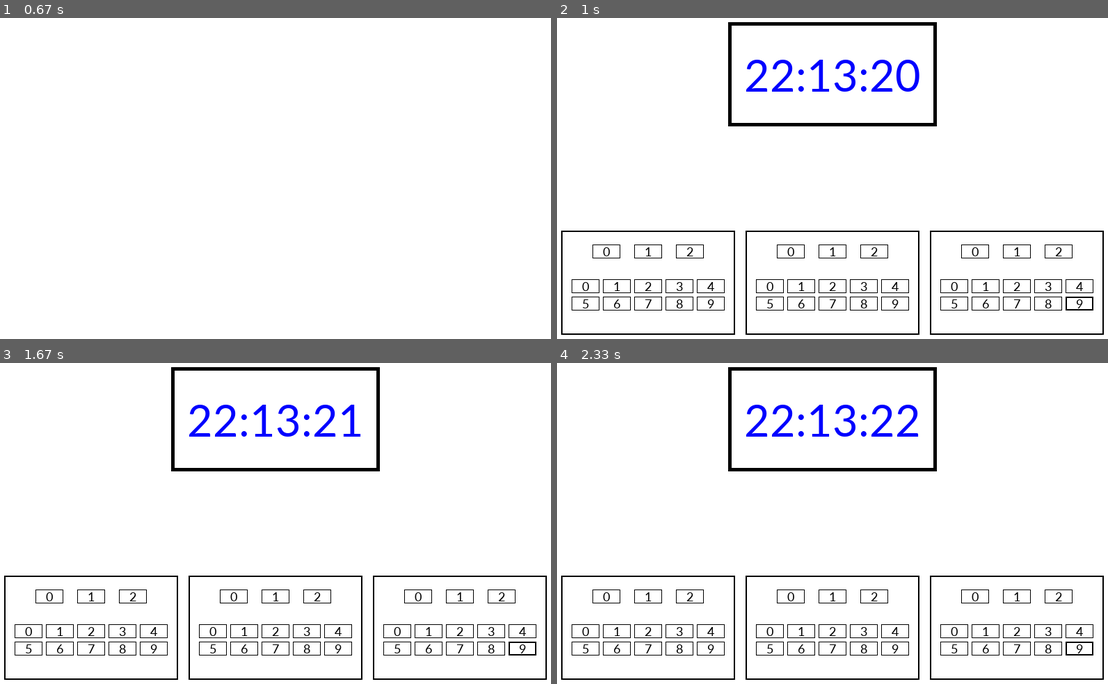
Above: before the commit, frames 1-4 (two rows, left to right).
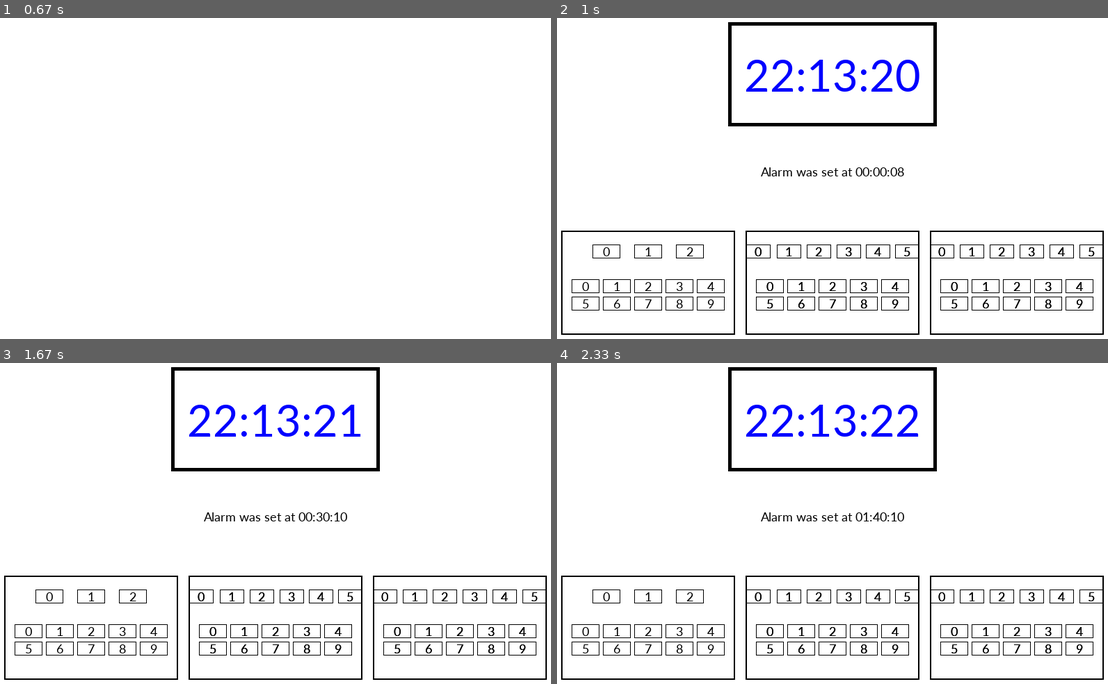
Above: after the commit, the same moments.

Repository: DDjog/NewTasks
Game: pygame game, started from pygameDigitalClock2.py
Two runs of this game, one before a commit and one after it. Both use one fixed random seed, a clock stepped at 60 frames per second and the inputs below.
Inputs (mouse positions are in pixels of both pictures, inside the frame that each line leads up to):
- Up to frame 1 (0.67 s): click "0" at 0.38 s
- Up to frame 2 (1 s): click (1036, 306) at 0.78 s
- Up to frame 3 (1.67 s): press the mouse at (292, 597) at 1.07 s; move the mouse to (236, 481) at 1.17 s; release the mouse at (187, 369) at 1.3 s; press the mouse at (413, 597) at 1.53 s; move the mouse to (325, 562) at 1.63 s
- Up to frame 4 (2.33 s): release the mouse at (799, 526) at 1.77 s; click "1" at 1.95 s; press the mouse at (876, 597) at 2.23 s

Frame 1 is identical in both runs. In frame 2, 1.0% of the frame differs, in the area x 34-99%, y 46-91%; in frame 3, 1.0%; in frame 4, 1.0%.

Commit message:
pygameDigitalClock2 modified

Diff:
--- a/pygameDigitalClock2.py
+++ b/pygameDigitalClock2.py
@@ -13,12 +13,89 @@
 
 blink = False
 alarm = False
+
 _alarm_hour = 0
-alarm_minute = 0
-alarm_second = 0
+_alarm_hour_first_digit = 0
+_alarm_hour_second_digit = 0
+
+_alarm_minute = 0
+_alarm_minute_first_digit = 0
+_alarm_minute_second_digit = 0
+
+
+_alarm_second = 0
+_alarm_second_first_digit = 0
+_alarm_second_second_digit = 0
 
 _mpos = pygame.mouse.get_pos()
 _button_pressed = pygame.mouse.get_pressed()
+
+hours_rect = pygame.Rect(10, HEIGHT - 200, 250, 150)
+
+hours_rects_1st_row = [
+        pygame.Rect(55, HEIGHT - 180, 40, 20),
+        pygame.Rect(115, HEIGHT - 180, 40, 20),
+        pygame.Rect(175, HEIGHT - 180, 40, 20)
+        ]
+
+hours_rects_2nd_row = [
+    pygame.Rect(25, HEIGHT - 130, 40, 20),
+    pygame.Rect(70, HEIGHT - 130, 40, 20),
+    pygame.Rect(115, HEIGHT - 130, 40, 20),
+    pygame.Rect(160, HEIGHT - 130, 40, 20),
+    pygame.Rect(205, HEIGHT - 130, 40, 20),
+    pygame.Rect(25, HEIGHT - 105, 40, 20),
+    pygame.Rect(70, HEIGHT - 105, 40, 20),
+    pygame.Rect(115, HEIGHT - 105, 40, 20),
+    pygame.Rect(160, HEIGHT - 105, 40, 20),
+    pygame.Rect(205, HEIGHT - 105, 40, 20)
+]
+
+minutes_rect = pygame.Rect(275, HEIGHT - 200, 250, 150)
+
+minutes_rects_1st_row = [
+        pygame.Rect(276, HEIGHT - 180, 35, 20),
+        pygame.Rect(320, HEIGHT - 180, 35, 20),
+        pygame.Rect(363, HEIGHT - 180, 35, 20),
+        pygame.Rect(406, HEIGHT - 180, 35, 20),
+        pygame.Rect(448, HEIGHT - 180, 35, 20),
+        pygame.Rect(490, HEIGHT - 180, 35, 20),
+        ]
+minutes_rects_2nd_row = [
+    pygame.Rect(290, HEIGHT - 130, 40, 20),
+    pygame.Rect(335, HEIGHT - 130, 40, 20),
+    pygame.Rect(380, HEIGHT - 130, 40, 20),
+    pygame.Rect(425, HEIGHT - 130, 40, 20),
+    pygame.Rect(470, HEIGHT - 130, 40, 20),
+    pygame.Rect(290, HEIGHT - 105, 40, 20),
+    pygame.Rect(335, HEIGHT - 105, 40, 20),
+    pygame.Rect(380, HEIGHT - 105, 40, 20),
+    pygame.Rect(425, HEIGHT - 105, 40, 20),
+    pygame.Rect(470, HEIGHT - 105, 40, 20)
+]
+
+seconds_rect = pygame.Rect(540, HEIGHT - 200, 250, 150)
+
+seconds_rects_1st_row = [
+        pygame.Rect(540, HEIGHT - 180, 35, 20),
+        pygame.Rect(583, HEIGHT - 180, 35, 20),
+        pygame.Rect(626, HEIGHT - 180, 35, 20),
+        pygame.Rect(669, HEIGHT - 180, 35, 20),
+        pygame.Rect(712, HEIGHT - 180, 35, 20),
+        pygame.Rect(755, HEIGHT - 180, 35, 20),
+        ]
+seconds_rects_2nd_row = [
+    pygame.Rect(555, HEIGHT - 130, 40, 20),
+    pygame.Rect(600, HEIGHT - 130, 40, 20),
+    pygame.Rect(645, HEIGHT - 130, 40, 20),
+    pygame.Rect(690, HEIGHT - 130, 40, 20),
+    pygame.Rect(735, HEIGHT - 130, 40, 20),
+    pygame.Rect(555, HEIGHT - 105, 40, 20),
+    pygame.Rect(600, HEIGHT - 105, 40, 20),
+    pygame.Rect(645, HEIGHT - 105, 40, 20),
+    pygame.Rect(690, HEIGHT - 105, 40, 20),
+    pygame.Rect(735, HEIGHT - 105, 40, 20)
+]
 
 def draw_time(alarm, blink):
     if alarm and blink:
@@ -43,12 +120,13 @@
 
 
 def check_alarm():
-    global blink, alarm
+    global blink, alarm, _alarm_t
+
 
     current_time = time.strftime("%H:%M:%S")
-    alarm_time = "20:02:30"
-
-    if current_time == alarm_time:
+    # alarm_time = "20:02:30"
+
+    if current_time == _alarm_t:
         if not alarm:
             pygame.mixer.Sound.play(alarm_sound)
             alarm = True
@@ -62,112 +140,109 @@
 font = pygame.font.SysFont("Calibri", 20)
 
 
-def draw_alarm_digit(digit, text_color, target_rect):
+def draw_alarm_digit(digit, text_color, rect):
     digit_render = font.render(digit, True, text_color)
-    digit_rect = digit_render.get_rect(center=target_rect.center)
-    pygame.draw.rect(screen, 'black', target_rect, 1)
+    digit_rect = digit_render.get_rect(center=rect.center)
+    pygame.draw.rect(screen, 'black', rect, 1)
     screen.blit(digit_render, digit_rect)
 
 
-def draw_alarm_timer():
-    # hours rectangles
-    hours_rect = pygame.Rect(10, HEIGHT - 200, 250, 150)
+def set_alarm_time():
+
+    global _alarm_hour
+    global _alarm_hour_first_digit
+    global _alarm_hour_second_digit
+
+    global _alarm_minute
+    global _alarm_minute_first_digit
+    global _alarm_minute_second_digit
+
+    global _alarm_second
+    global _alarm_second_first_digit
+    global _alarm_second_second_digit
+
+    global _alarm_t
+
+    for i, rect in enumerate(hours_rects_1st_row):
+        if rect.collidepoint(_mpos) and _button_pressed[0]==1:
+            _alarm_hour_first_digit = i
+            _alarm_hour_second_digit = 0
+            _alarm_hour = _alarm_hour_first_digit*10 + _alarm_hour_second_digit
+            print("Set hour alarm to", _alarm_hour)
+
+    for i, rect in enumerate(hours_rects_2nd_row):
+        if rect.collidepoint(_mpos) and _button_pressed[0] == 1:
+            _alarm_hour_second_digit = i
+            _alarm_hour = _alarm_hour_first_digit * 10 + _alarm_hour_second_digit
+            print("Set hour alarm to", _alarm_hour)
+
+    for i, rect in enumerate(minutes_rects_1st_row):
+        draw_alarm_digit(str(i), 'black', rect)
+        if rect.collidepoint(_mpos) and _button_pressed[0] == 1:
+            _alarm_minute_first_digit = i
+            _alarm_minute_second_digit = 0
+            _alarm_minute = _alarm_minute_first_digit * 10 + _alarm_minute_second_digit
+            print("Set minute alarm  to", _alarm_minute)
+
+    for i, rect in enumerate(minutes_rects_2nd_row):
+            draw_alarm_digit(str(i), 'black', rect)
+            if rect.collidepoint(_mpos) and _button_pressed[0] == 1:
+                _alarm_minute_second_digit = i
+                _alarm_minute = _alarm_minute_first_digit * 10 + _alarm_minute_second_digit
+                print("Set minute alarm to", _alarm_minute)
+
+    for i, rect in enumerate(seconds_rects_1st_row):
+        draw_alarm_digit(str(i), 'black', rect)
+        if rect.collidepoint(_mpos) and _button_pressed[0] == 1:
+            _alarm_second_first_digit = i
+            _alarm_second_second_digit = 0
+            _alarm_second = _alarm_second_first_digit * 10 + _alarm_second_second_digit
+            print("Set second alarm to", _alarm_second)
+
+    for i, rect in enumerate(seconds_rects_2nd_row):
+        draw_alarm_digit(str(i), 'black', rect)
+        if rect.collidepoint(_mpos) and _button_pressed[0] == 1:
+            _alarm_second_second_digit = i
+            _alarm_second = _alarm_second_first_digit * 10 + _alarm_second_second_digit
+            print("Set second alarm to", _alarm_second)
+
+    _alarm_t = f"{_alarm_hour:02}:{_alarm_minute:02}:{_alarm_second:02}"
+
+
+    print("Alarm time:", _alarm_t)
+
+def draw_alarm_rect():
+
     pygame.draw.rect(screen, 'black', hours_rect, 2)
-
-    hours_rects_1st_row = [
-        pygame.Rect(55, HEIGHT - 180, 40, 20),
-        pygame.Rect(115, HEIGHT - 180, 40, 20),
-        pygame.Rect(175, HEIGHT - 180, 40, 20)
-        ]
-    hours_rects_2nd_row = [
-        pygame.Rect(25, HEIGHT - 130, 40, 20),
-        pygame.Rect(70, HEIGHT - 130, 40, 20),
-        pygame.Rect(115, HEIGHT - 130, 40, 20),
-        pygame.Rect(160, HEIGHT - 130, 40, 20),
-        pygame.Rect(205, HEIGHT - 130, 40, 20),
-        pygame.Rect(25, HEIGHT - 105, 40, 20),
-        pygame.Rect(70, HEIGHT - 105, 40, 20),
-        pygame.Rect(115, HEIGHT - 105, 40, 20),
-        pygame.Rect(160, HEIGHT - 105, 40, 20),
-        pygame.Rect(205, HEIGHT - 105, 40, 20)
-    ]
-
     for i, rect in enumerate(hours_rects_1st_row):
         draw_alarm_digit(str(i), 'black', rect)
-        if rect.collidepoint(_mpos) and _button_pressed[0]:
-            _alarm_hour = i
-
     for i, rect in enumerate(hours_rects_2nd_row):
         draw_alarm_digit(str(i), 'black', rect)
-        if rect.collidepoint(_mpos) and _button_pressed[0]:
-            _alarm_hour = i
-
-    # minutes rectangles
-    minutes_rect = pygame.Rect(275, HEIGHT - 200, 250, 150)
+
     pygame.draw.rect(screen, 'black', minutes_rect, 2)
-
-    minutes_rects_1st_row = [
-        pygame.Rect(320, HEIGHT - 180, 40, 20),
-        pygame.Rect(380, HEIGHT - 180, 40, 20),
-        pygame.Rect(440, HEIGHT - 180, 40, 20)
-        ]
-    minutes_rects_2nd_row = [
-        pygame.Rect(290, HEIGHT - 130, 40, 20),
-        pygame.Rect(335, HEIGHT - 130, 40, 20),
-        pygame.Rect(380, HEIGHT - 130, 40, 20),
-        pygame.Rect(425, HEIGHT - 130, 40, 20),
-        pygame.Rect(470, HEIGHT - 130, 40, 20),
-        pygame.Rect(290, HEIGHT - 105, 40, 20),
-        pygame.Rect(335, HEIGHT - 105, 40, 20),
-        pygame.Rect(380, HEIGHT - 105, 40, 20),
-        pygame.Rect(425, HEIGHT - 105, 40, 20),
-        pygame.Rect(470, HEIGHT - 105, 40, 20)
-    ]
-
     for i, rect in enumerate(minutes_rects_1st_row):
         draw_alarm_digit(str(i), 'black', rect)
-        if rect.collidepoint(_mpos) and _button_pressed[0]:
-            _alarm_hour = i
-
     for i, rect in enumerate(minutes_rects_2nd_row):
         draw_alarm_digit(str(i), 'black', rect)
-        if rect.collidepoint(_mpos) and _button_pressed[0]:
-            _alarm_hour = i
-
- # seconds rectangles
-    seconds_rect = pygame.Rect(540, HEIGHT - 200, 250, 150)
+
     pygame.draw.rect(screen, 'black', seconds_rect, 2)
-
-    seconds_rects_1st_row = [
-        pygame.Rect(585, HEIGHT - 180, 40, 20),
-        pygame.Rect(645, HEIGHT - 180, 40, 20),
-        pygame.Rect(705, HEIGHT - 180, 40, 20)
-        ]
-    seconds_rects_2nd_row = [
-        pygame.Rect(555, HEIGHT - 130, 40, 20),
-        pygame.Rect(600, HEIGHT - 130, 40, 20),
-        pygame.Rect(645, HEIGHT - 130, 40, 20),
-        pygame.Rect(690, HEIGHT - 130, 40, 20),
-        pygame.Rect(735, HEIGHT - 130, 40, 20),
-        pygame.Rect(555, HEIGHT - 105, 40, 20),
-        pygame.Rect(600, HEIGHT - 105, 40, 20),
-        pygame.Rect(645, HEIGHT - 105, 40, 20),
-        pygame.Rect(690, HEIGHT - 105, 40, 20),
-        pygame.Rect(735, HEIGHT - 105, 40, 20)
-    ]
-
-
     for i, rect in enumerate(seconds_rects_1st_row):
         draw_alarm_digit(str(i), 'black', rect)
-        if rect.collidepoint(_mpos) and _button_pressed[0]:
-            _alarm_hour = i
-
     for i, rect in enumerate(seconds_rects_2nd_row):
         draw_alarm_digit(str(i), 'black', rect)
-        if rect.collidepoint(_mpos) and _button_pressed[0]:
-            _alarm_hour = i
-
-    pygame.draw.rect(screen, 'black', rect, 2)
+
+
+def draw_set_alarm_time():
+
+    global _alarm
+
+    set_alarm_rect = pygame.Rect(250, 300, 300, 30)
+    alarm_text = f"Alarm was set at {_alarm_hour:02}:{_alarm_minute:02}:{_alarm_second:02}"
+    alarm_text_render = font.render(alarm_text, True, 'black')
+    alarm_text_rect = alarm_text_render.get_rect(center=(set_alarm_rect.centerx, set_alarm_rect.top + 15))
+    screen.blit(alarm_text_render, alarm_text_rect)
+
+
 
 _delay_to_click = 3000
 _delay_to_set_up_alarm = 0
@@ -190,28 +265,26 @@
                 pygame.mixer.Sound.stop(alarm_sound)
 
 
+        set_alarm_time()
+        draw_alarm_rect()
+        draw_set_alarm_time()
         check_alarm()
-        draw_alarm_timer()
         pygame.display.flip()
-        #_delay_to_set_up_alarm = 1000  # miliseconds
-        print("time to draw")
-
 
     _mpos = pygame.mouse.get_pos()
     px = _mpos[0]
     py = _mpos[1]
     _button_pressed = pygame.mouse.get_pressed()
 
-
     if _delay_to_click == 0 and px >= 41 and px <= 41 + 10 and py >= 337 and py <= 347 and _button_pressed == True:
-        print("you click at pos=", px, py)
+        # print("you click at pos=", px, py)
         _delay_to_click = 3000
 
     if (pygame.time.get_ticks() - last_time_click) > _delay_to_click:
-        print("You clicked at pos =", _mpos)
+        # print("You clicked at pos =", _mpos)
         _delay_to_click = 0
         last_time_click = pygame.time.get_ticks()
 
-    screen.fill('white')
+
 
 pygame.quit()
